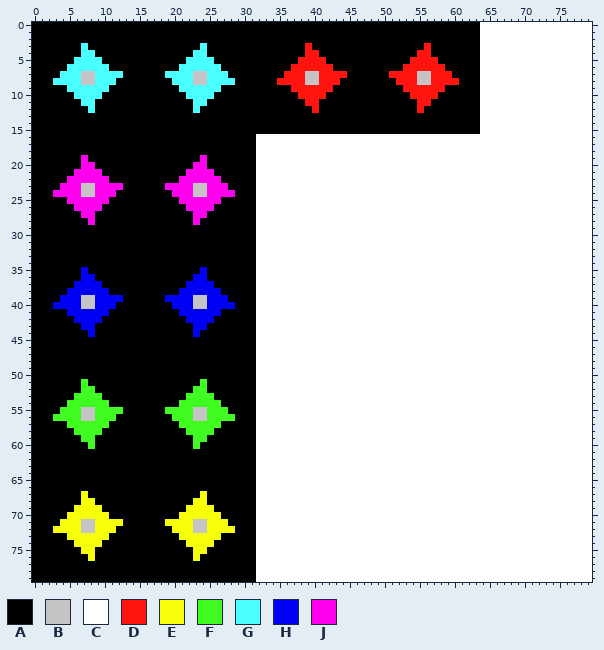
File history of a sprite sheet, Source/Graphics/Cursors.png. The picture above is the old version.
The file is 80x80 pixels. Colours within 5 levels of each other are drawn and written as one.
Palette (. is transparent): A #000000  B #c6c3c6  C #ffffff  D #ff1410  E #f7ff08  F #40fc20  G #4affff  H #0000f7  J #ff00ef
Once edited:
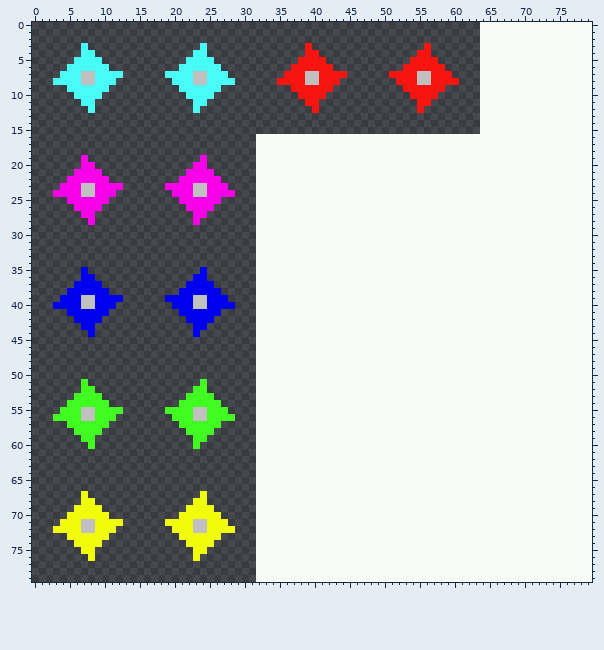
Difference:
Colour B changes from #c6c3c6 to #c0c0c0.
Colour C changes from #ffffff to #f8fcf8.
Colour D changes from #ff1410 to #f81410.
Colour E changes from #f7ff08 to #f0fc08.
Colour G changes from #4affff to #48fcf8.
Colour H changes from #0000f7 to #0000f0.
Colour J changes from #ff00ef to #f800e8.
The author cleared colour A in rows 0 to 2 at x 0 to 63; in row 3 at x 0 to 6, 8 to 23, 25 to 38, 40 to 55 and 57 to 63; in row 4 at x 0 to 6, 9 to 22, 25 to 38, 41 to 54 and 57 to 63; in row 5 at x 0 to 5, 10 to 21, 26 to 37, 42 to 53 and 58 to 63; in row 6 at x 0 to 4, 11 to 20, 27 to 36, 43 to 52 and 59 to 63; in row 7 at x 0 to 3, 13 to 18, 28 to 35, 45 to 50 and 60 to 63.
The author cleared colour A in row 8 at x 0 to 2, 12 to 19, 29 to 34, 44 to 51 and 61 to 63; in row 9 at x 0 to 4, 11 to 20, 27 to 36, 43 to 52 and 59 to 63; in row 10 at x 0 to 5, 10 to 21, 26 to 37, 42 to 53 and 58 to 63; in row 11 at x 0 to 6, 9 to 22, 25 to 38, 41 to 54 and 57 to 63; in row 12 at x 0 to 7, 9 to 22, 24 to 39, 41 to 54 and 56 to 63; in rows 13 to 15 at x 0 to 63.
The author cleared colour A in rows 16 to 18 at x 0 to 31; in row 19 at x 0 to 6, 8 to 23 and 25 to 31; in row 20 at x 0 to 6, 9 to 22 and 25 to 31; in row 21 at x 0 to 5, 10 to 21 and 26 to 31; in row 22 at x 0 to 4, 11 to 20 and 27 to 31; in row 23 at x 0 to 3, 13 to 18 and 28 to 31.
The author cleared colour A in row 24 at x 0 to 2, 12 to 19 and 29 to 31; in row 25 at x 0 to 4, 11 to 20 and 27 to 31; in row 26 at x 0 to 5, 10 to 21 and 26 to 31; in row 27 at x 0 to 6, 9 to 22 and 25 to 31; in row 28 at x 0 to 7, 9 to 22 and 24 to 31; in rows 29 to 34 at x 0 to 31.
The author cleared colour A in row 35 at x 0 to 6, 8 to 23 and 25 to 31; in row 36 at x 0 to 6, 9 to 22 and 25 to 31; in row 37 at x 0 to 5, 10 to 21 and 26 to 31; in row 38 at x 0 to 4, 11 to 20 and 27 to 31; in row 39 at x 0 to 3, 13 to 18 and 28 to 31; in row 40 at x 0 to 2, 12 to 19 and 29 to 31.
The author cleared colour A in row 41 at x 0 to 4, 11 to 20 and 27 to 31; in row 42 at x 0 to 5, 10 to 21 and 26 to 31; in row 43 at x 0 to 6, 9 to 22 and 25 to 31; in row 44 at x 0 to 7, 9 to 22 and 24 to 31; in rows 45 to 50 at x 0 to 31; in row 51 at x 0 to 6, 8 to 23 and 25 to 31.
The author cleared colour A in row 52 at x 0 to 6, 9 to 22 and 25 to 31; in row 53 at x 0 to 5, 10 to 21 and 26 to 31; in row 54 at x 0 to 4, 11 to 20 and 27 to 31; in row 55 at x 0 to 3, 13 to 18 and 28 to 31; in row 56 at x 0 to 2, 12 to 19 and 29 to 31; in row 57 at x 0 to 4, 11 to 20 and 27 to 31.
The author cleared colour A in row 58 at x 0 to 5, 10 to 21 and 26 to 31; in row 59 at x 0 to 6, 9 to 22 and 25 to 31; in row 60 at x 0 to 7, 9 to 22 and 24 to 31; in rows 61 to 66 at x 0 to 31; in row 67 at x 0 to 6, 8 to 23 and 25 to 31; in row 68 at x 0 to 6, 9 to 22 and 25 to 31.
The author cleared colour A in row 69 at x 0 to 5, 10 to 21 and 26 to 31; in row 70 at x 0 to 4, 11 to 20 and 27 to 31; in row 71 at x 0 to 3, 13 to 18 and 28 to 31; in row 72 at x 0 to 2, 12 to 19 and 29 to 31; in row 73 at x 0 to 4, 11 to 20 and 27 to 31; in row 74 at x 0 to 5, 10 to 21 and 26 to 31.
The author cleared colour A in row 75 at x 0 to 6, 9 to 22 and 25 to 31; in row 76 at x 0 to 7, 9 to 22 and 24 to 31; in rows 77 to 79 at x 0 to 31.
Boxes around the changes in both pictures, in picture pixels (x1, y1, x2, y2):
changed: (32, 22, 592, 582)
